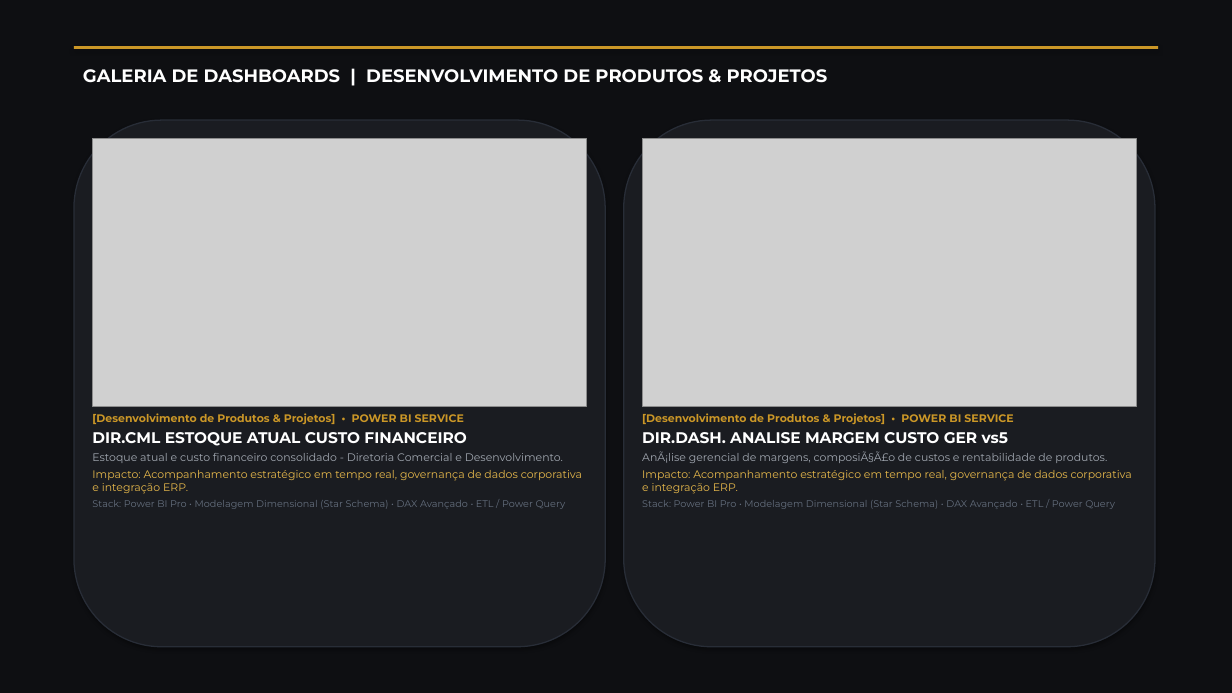
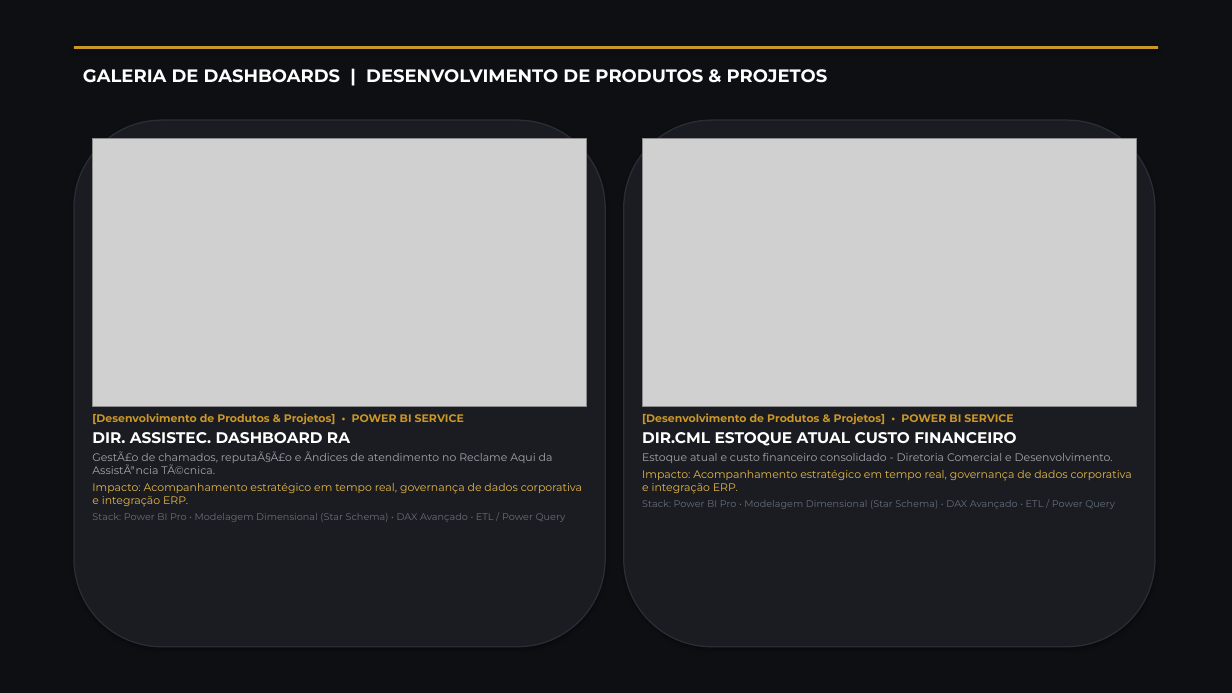
Before and after one commit to Sracm/portfolio-bi, a slide deck: slide 15 of Portfolio_Anderson_Mello_BI_Executive.pptx (slide 13 before the commit). Drawn at 1232x693 pixels with LibreOffice and Linux fonts; fonts in the diff are those of the drawing; grey boxes stand for pictures. Boxes give left, top, right and bottom in pixels: in the first picture for what was removed or moved away, otherwise in the second. Text is boxed around its words. In the diff, an @@ line names an element or a change of style, - is before the commit and + after.

```diff
--- a/Portfolio_Anderson_Mello_BI_Executive.pptx
+++ b/Portfolio_Anderson_Mello_BI_Executive.pptx
@@ text at bbox=[92, 432, 553, 474]: text changed @@
-DIR.CML ESTOQUE ATUAL CUSTO FINANCEIRO
-Estoque atual e custo financeiro consolidado - Diretoria Comercial e Desenvolvimento.
+DIR. ASSISTEC. DASHBOARD RA
+GestÃ£o de chamados, reputaÃ§Ã£o e Ãndices de atendimento no Reclame Aqui da AssistÃªncia TÃ©cnica.
@@ text at bbox=[642, 432, 1113, 463]: text changed @@
-DIR.DASH. ANALISE MARGEM CUSTO GER vs5
-AnÃ¡lise gerencial de margens, composiÃ§Ã£o de custos e rentabilidade de produtos.
+DIR.CML ESTOQUE ATUAL CUSTO FINANCEIRO
+Estoque atual e custo financeiro consolidado - Diretoria Comercial e Desenvolvimento.
```
Also in this commit, not shown: 28 other slides changed, 3 slides added, 11 other files.
